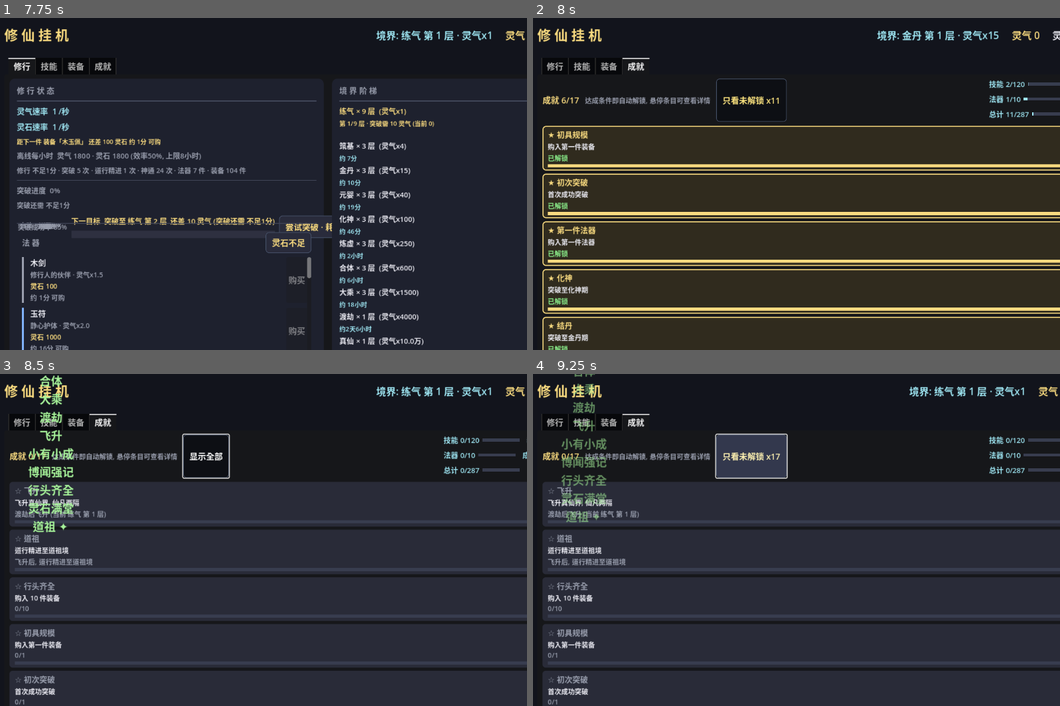
Above: before the commit, frames 1-4 (two rows, left to right).
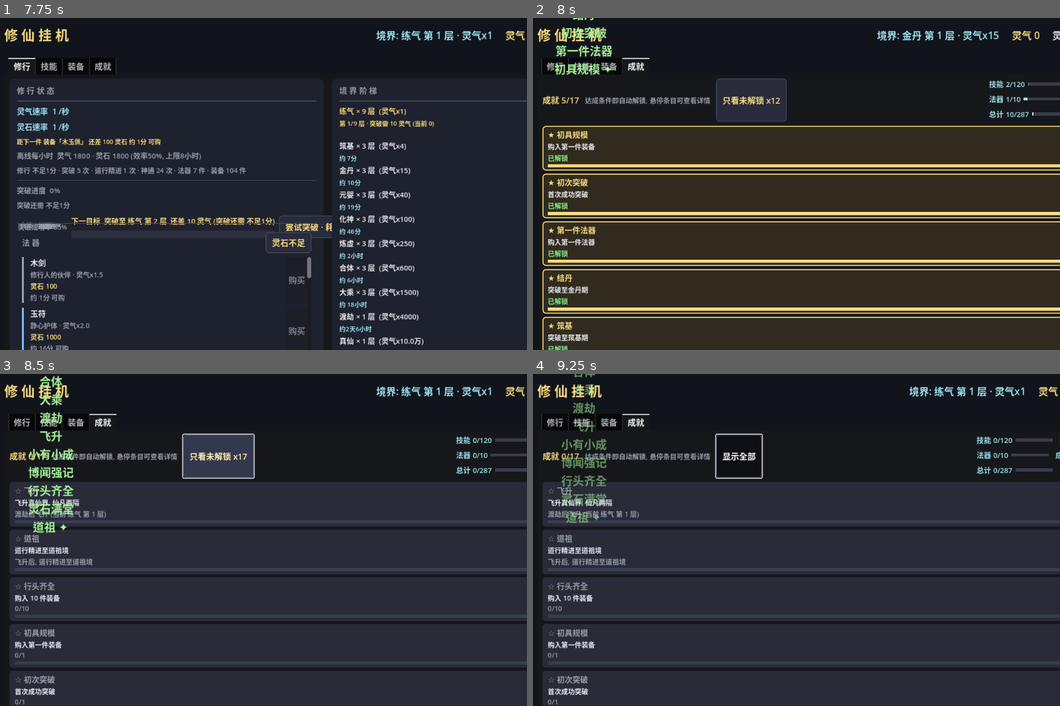
Above: after the commit, the same moments.

Repository: playerss/xiuxian-idle-godot
Game: Godot game, scene res://scenes/ui_test.tscn
The game is run twice, just before and just after one commit, with the same random seed, the same clock (stepped at 60 frames per second) and the same inputs. This scene is started directly instead of the project's main scene.
Inputs (mouse positions are in pixels of both pictures, inside the frame that each line leads up to):
- Up to frame 1 (7.75 s): click (326, 51) at 0.5 s; click "尝试突破 · 耗 90 灵气 (成功率99%)" at 1.25 s; click "尝试突破 · 耗 10 灵气 (成功率85%)" at 2 s; click "自动突破: 开" at 2.75 s; click "自动购置: 开" at 3.5 s; click "自动购置: 关" at 4.25 s; click "突破 ✓" at 5 s; click "卸下" at 5.75 s; click "卸下" at 6.5 s; click "自动突破: 关" at 7.25 s
- Up to frame 2 (8 s): no input
- Up to frame 3 (8.5 s): click "只看未解锁 x11" (after the commit: "只看未解锁 x12") at 8 s
- Up to frame 4 (9.25 s): click "显示全部" (after the commit: "只看未解锁 x17") at 8.75 s

Frame 1 is identical in both runs. In frame 2, 2.4% of the frame differs, in the area x 4-92%, y 0-98%; in frame 3, 3.1%, in the area x 5-100%, y 0-48%; in frame 4, 2.8%.

Commit message:
docs: M5 怪物设计定稿 — 145 怪物 (120 种×18 特性 + 25 Boss), 特性表/魔化变体/掉落差异化
- 120 普通怪物种: 6 大类×20 种 (妖兽/鬼修/虫群/精怪/凶灵/天兽)×4 档强度
- 18 特性: 强化怪(再生/分身/狂暴...)/削弱玩家(剧毒/反噬/隐匿...)/奖励向(富矿/幸运/词缀袋)/特殊(天怨)
- stat_bias 属性偏向 (血牛/狂攻/铁壁/均衡), Boss 固定 2 特性, 精英=魔化+追加特性
- 自测要求: 唯一名/特性分布/组合单调/18 公式逐一断言
- 任务队列更新: M5-1a (怪物数据) 优先级最高

Diff:
--- a/scripts/main.gd
+++ b/scripts/main.gd
@@ -2199,11 +2199,12 @@
 # 打磨-91: 成就页 "只看未解锁" 开关 — 与 打磨-38 技能页 只看可学 同模式:
 # 开启后 只显示 未解锁 行 (已解锁行 暂时隐藏), 排序口径不变; 按钮文案按 当前 未解锁数 计
 # (与 各页 一键 按钮 计数口径 统一: 显示 可执行/目标 数), 解锁数 变化 才 刷 文案 (节流)。
-# 本处理器 只 切状态 + 底部消息 (纯开关, 无 资源/统计 副作用); 按钮文案/行 可见性 由
-# _refresh 的 _apply_ach_nofilter 统一同步 (每帧 幂等, 避免 手动驱动 路径 与 _refresh
-# 双写 造成 文案 状态 错位).
+# 本处理器 翻转 内部开关态 + 同步 按钮按压态 (口径 同 _on_auto_* 系列: 状态 在 UI 内存,
+# 不 存档; 显示 筛选 非 存档 状态, 与 打磨-38 只看可学 同 定位), 底部消息 确认;
+# 按钮文案/行 可见性 由 _refresh 的 _apply_ach_nofilter 统一同步 (每帧 幂等).
 func _on_ach_nofilter() -> void:
-	_ach_nofilter_on = _ach_nofilter_btn.button_pressed
+	_ach_nofilter_on = not _ach_nofilter_on
+	_ach_nofilter_btn.set_pressed_no_signal(_ach_nofilter_on)
 	_show_msg("成就页: " + ("只看未解锁 (已解锁行 暂时隐藏)" if _ach_nofilter_on else "显示全部成就"))
 
 
--- a/scripts/ui_test.gd
+++ b/scripts/ui_test.gd
@@ -4131,8 +4131,18 @@
 	await get_tree().process_frame
 	check(str(btn.text) == "只看未解锁 x%d" % (g.ach_ids.size() - g.ach_done.size()),
 			"打磨-91 解锁 5 后 文案 计数 同步 x12 (实际 %s, done=%d)" % [str(btn.text), g.ach_done.size()])
-	# 开启: 外部 置 按压态 模拟 点击 (口径 同 打磨-71 外部置 开关), _refresh 同步 文案+行 可见性
-	btn.button_pressed = true
+	# 点击 处理器: 开 (口径 同 打磨-67 点击切换: 内部态+按压+底部消息 一致)
+	ui._on_ach_nofilter()
+	await get_tree().process_frame
+	check(ui._ach_nofilter_on == true and btn.button_pressed, "打磨-91 点击 后 开 态 (内部+按压 一致)")
+	check(str(ui._msg_label.text).find("只看未解锁") >= 0,
+			"打磨-91 开启 底部消息 (实际 %s)" % str(ui._msg_label.text).left(20))
+	check(str(btn.text) == "显示全部", "打磨-91 点击 开 后 文案 显示全部 (实际 %s)" % str(btn.text))
+	ui._on_ach_nofilter()
+	await get_tree().process_frame
+	check(ui._ach_nofilter_on == false and not btn.button_pressed, "打磨-91 再点 关 态")
+	# 开启: 外部 置 开关态 模拟 (口径 同 打磨-67 外部置 存档值), _refresh 同步 文案+行 可见性
+	ui._ach_nofilter_on = true
 	ui._refresh()
 	await get_tree().process_frame
 	check(str(btn.text) == "显示全部", "打磨-91 开启 后 文案 显示全部 (实际 %s)" % str(btn.text))
@@ -4167,7 +4177,8 @@
 		check((ui._ach_rows["realm_huashen"]["row"] as Node).visible == false,
 				"打磨-91 开启 中 新解锁行 保持 隐藏 (口径 一致)")
 	# 关: 外部 置 关态, _refresh 同步 全部 恢复可见
-	btn.button_pressed = false
+	ui._ach_nofilter_on = false
+	btn.set_pressed_no_signal(false)
 	ui._refresh()
 	await get_tree().process_frame
 	var vis2 := true
@@ -4184,8 +4195,7 @@
 	ui._refresh()
 	await get_tree().process_frame
 	check(str(btn.text) == "已无未解锁", "打磨-91 全解锁 文案 已无未解锁 (实际 %s)" % str(btn.text))
-	btn.button_pressed = true
-	ui._refresh()
+	ui._on_ach_nofilter()
 	await get_tree().process_frame
 	var all_hid := true
 	for id in g.ach_ids:
@@ -4206,7 +4216,8 @@
 	g.owned.clear()
 	g.owned_eq.clear()
 	g.equipped.clear()
-	btn.button_pressed = false
+	btn.set_pressed_no_signal(false)
+	ui._ach_nofilter_on = false
 	ui._refresh()
 	await get_tree().process_frame
 	check(str(btn.text) == "只看未解锁 x%d" % g.ach_ids.size(),
Not shown, changed: PROJECT_PLAN.md
